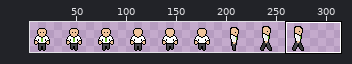
Sprite sheet, stored at assets/v2/customer/5.png. The picture above shows the old version from afar; the outline marks the close-up.
Close-up. Earlier state:
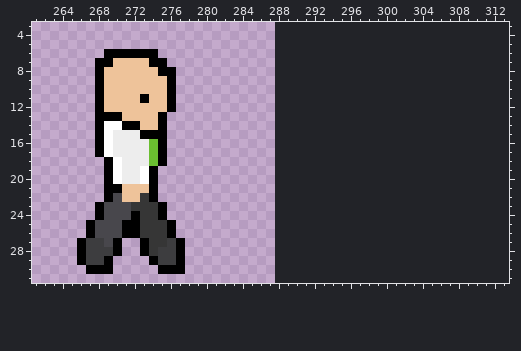
The file is 288x32 pixels. Shown: x 261..313, y 3..31. The old version is drawn lined up with the new one, on the new canvas. The wide view leaves out empty margins.
And afterwards:
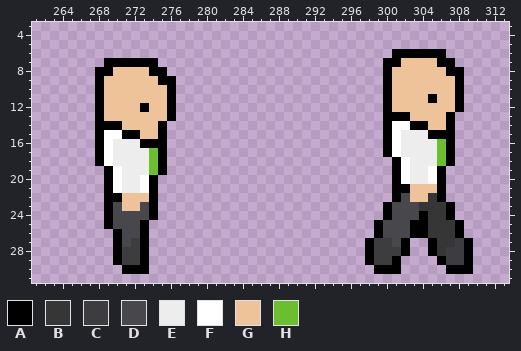
Palette (. is transparent): A #000000  B #363636  C #3d3d3f  D #48474c  E #ededed  F #ffffff  G #eec39a  H #6abe30
Edits made:
canvas 288x32 -> 320x32
Changed rows in their new state; - is an unchanged pixel.
first column x 266:
 6 ---......--------------------------AAAAAA---
 7 --.-AAAA-.------------------------AAGGGGAA--
 8 ---A----A-.-----------------------AGGGGGGAA-
 9 ---------A------------------------AGGGGGGGA-
10 ----------------------------------AGGGGGGGA-
11 -------G--------------------------AGGGGAGGA-
12 -------A--------------------------AGGGGGGGA-
13 ---GG----GA-----------------------AAAGGGGA--
14 ---AAGG---------------------------AFFAAGGA--
15 ----FAAGG-------------------------AFEEEAAA--
16 -------AA-------------------------AFEEEEHA--
17 ----------------------------------AFEEEEHA--
18 --AFE------------------------------AFEEEHA--
19 -------EHA-------------------------AFEEFA---
20 -----------------------------------AFEEFA---
21 ----FEEF---------------------------AAGGGA---
22 ----A--G---------------------------ADGGBA---
23 --.A-GGDA.------------------------ADDDBBBA--
24 --.A--DDA.------------------------ADDDABBA--
25 -..A-DDA...----------------------ADDDAABBBA-
26 -...ADDA...----------------------ADDDAABBBA-
27 ....-DC-....--------------------ACCDA--ABBCA
28 ....-CC-....--------------------ACCCA--ABCCA
29 ....ACCA....--------------------ACCA----ACCA
30 -...-AAA-...---------------------AAA-----AAA
Where, in picture pixels (left, top, right, bottom), the same in both close-ups:
changed: (77, 49, 185, 274)
added: (365, 49, 473, 274)
